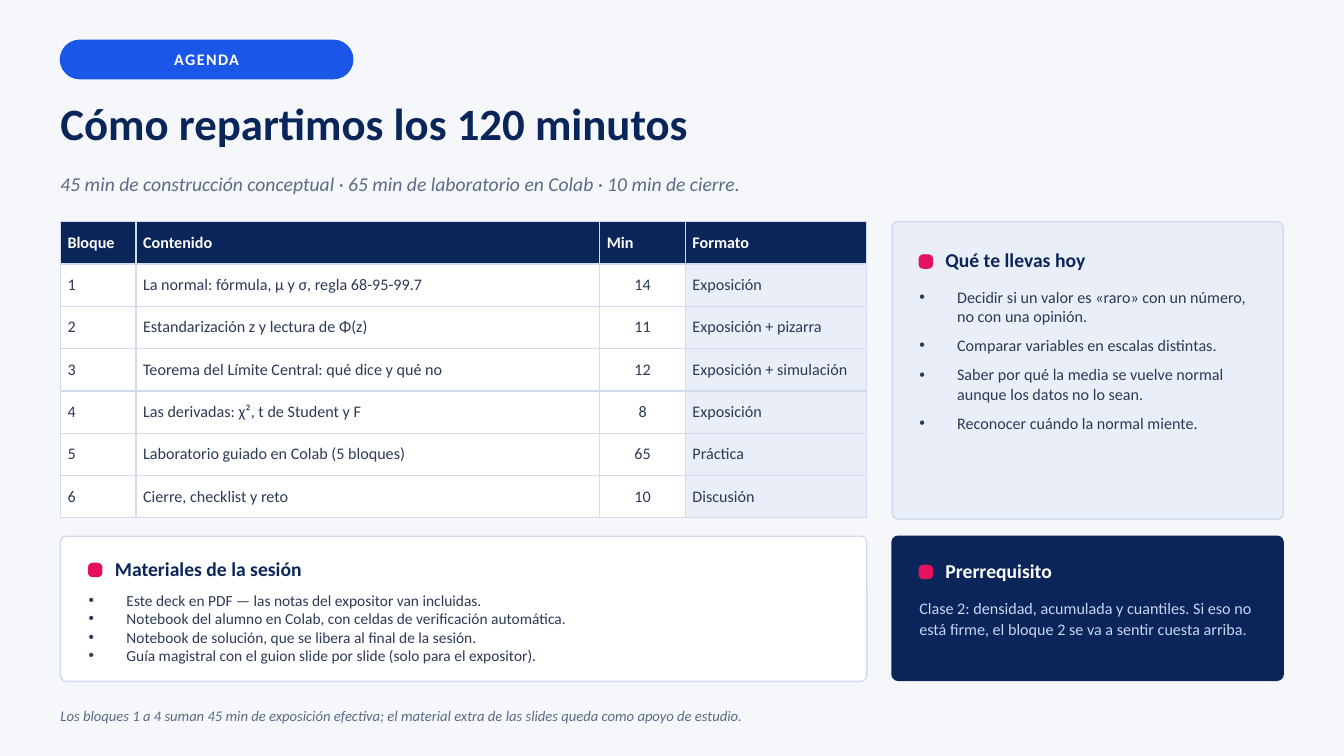
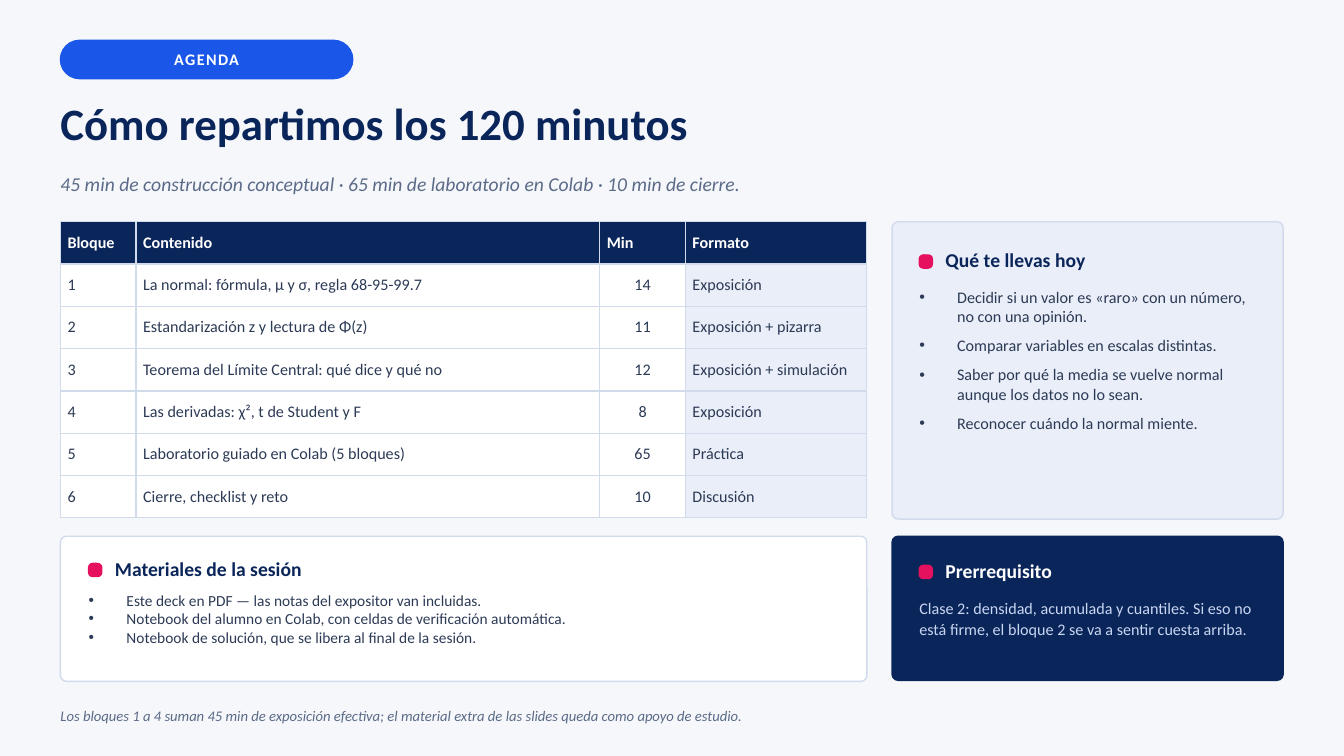
Before and after one commit to josefrodrim/Estad-stica-Descriptiva-E-Inferencial, a slide deck: slide 3 of Clase_3/PPT/Clase03_Normal_y_Derivadas.pptx. Drawn at 1344x756 pixels with LibreOffice and Linux fonts; fonts in the diff are those of the drawing. Boxes give left, top, right and bottom in pixels: in the first picture for what was removed or moved away, otherwise in the second. Text is boxed around its words. In the diff, an @@ line names an element or a change of style, - is before the commit and + after.

```diff
--- a/Clase_3/PPT/Clase03_Normal_y_Derivadas.pptx
+++ b/Clase_3/PPT/Clase03_Normal_y_Derivadas.pptx
@@ text at (126, 650, 536, 664): paragraph removed @@
-• Guía magistral con el guion slide por slide (solo para el expositor).
```
Also in this commit, not shown: 8 other slides changed, 7 other files.
